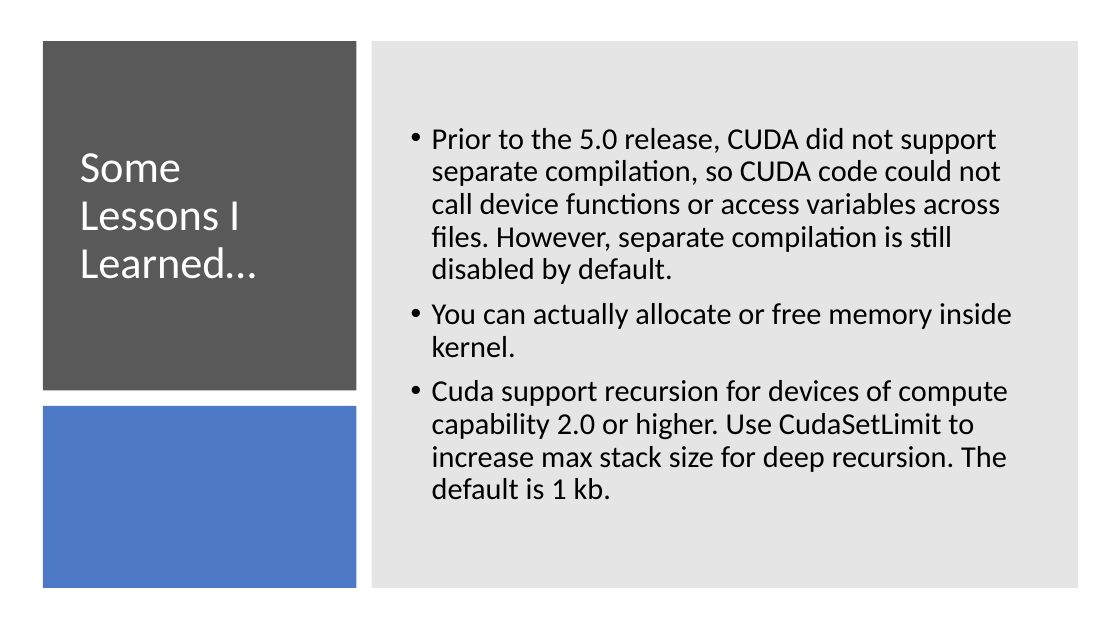
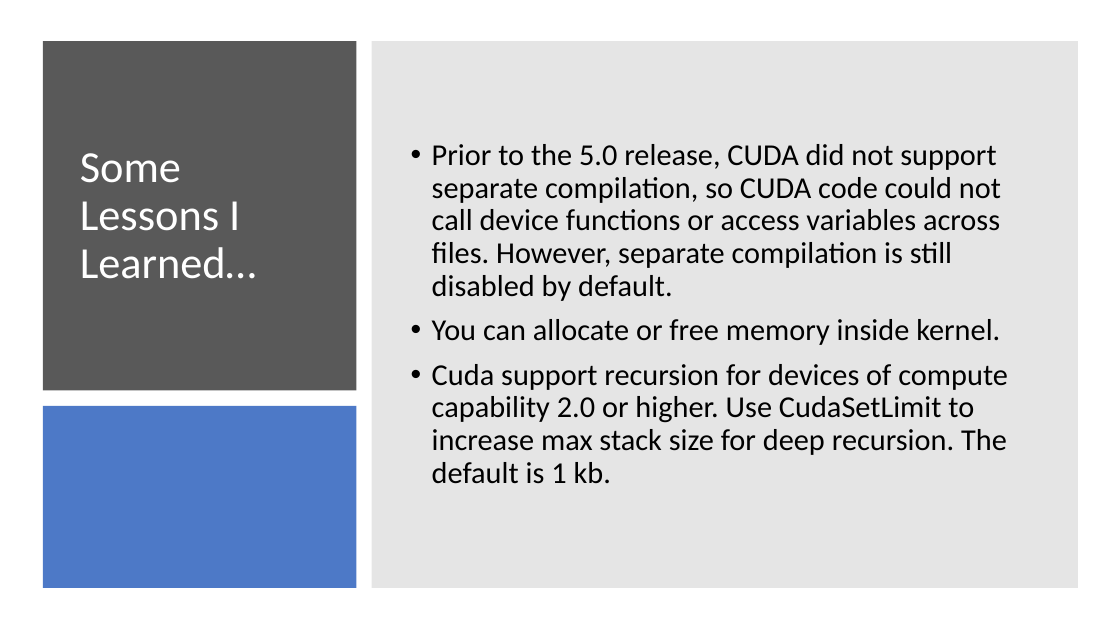
Before and after one commit to HarryPyc/SparseVoxelOctree, a slide deck: slide 2 of SparseVoxelOctree/CheckPoint2.pptx. Drawn at 1120x630 pixels with LibreOffice and Linux fonts; fonts in the diff are those of the drawing. Boxes give left, top, right and bottom in pixels: in the first picture for what was removed or moved away, otherwise in the second. Text is boxed around its words. In the diff, an @@ line names an element or a change of style, - is before the commit and + after.

```diff
--- a/SparseVoxelOctree/CheckPoint2.pptx
+++ b/SparseVoxelOctree/CheckPoint2.pptx
@@ text at [432,319,1000,345]: text changed @@
-• You can actually allocate or free memory inside kernel.
+• You can allocate or free memory inside kernel.
```
Also in this commit, not shown: 1 other slide changed, 1 slide added, 1 other file.
